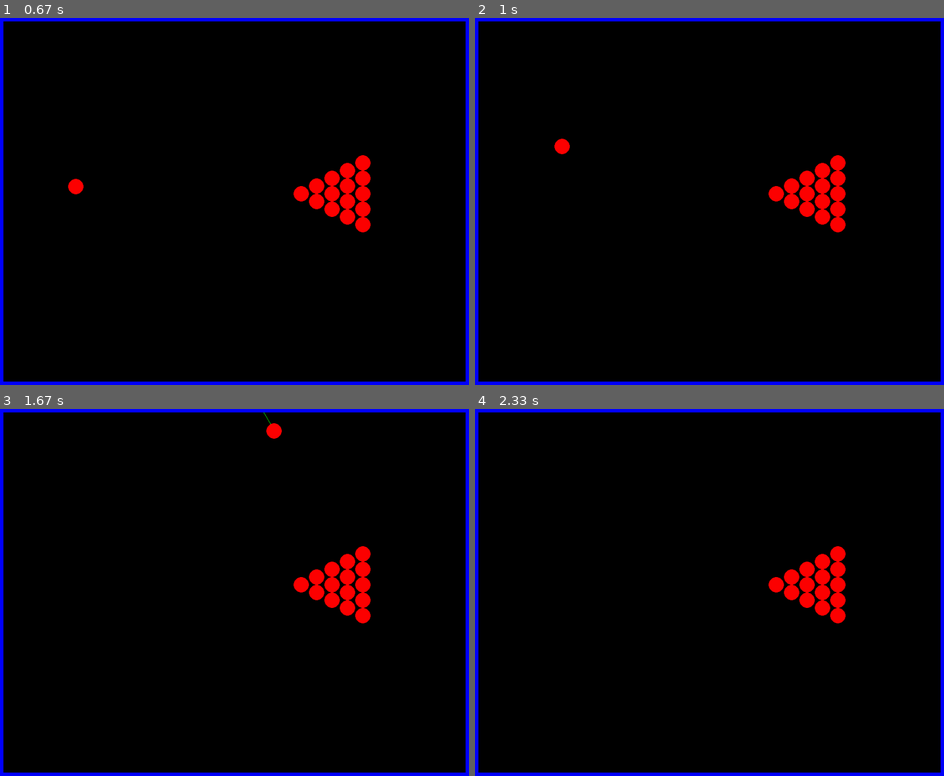
Above: before the commit, frames 1-4 (two rows, left to right).
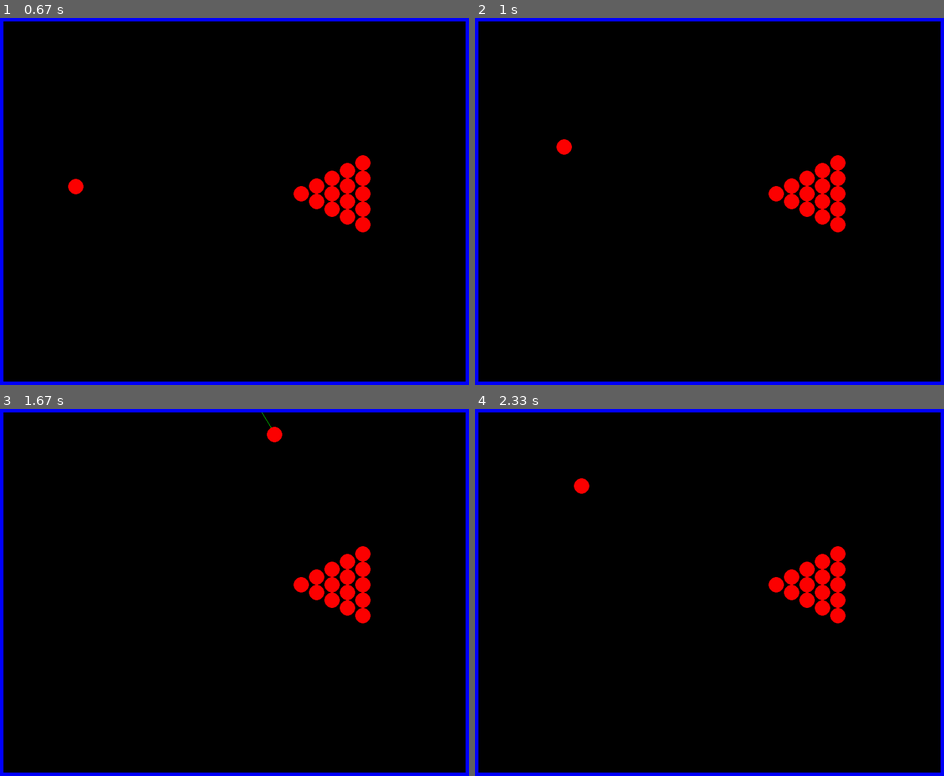
Above: after the commit, the same moments.

Repository: kepax45/pygame-pool
Game: pygame game, started from main.py
Same seed, same stepped clock (60 frames per second), same inputs: the game is played once before the commit and once after it.
Inputs (mouse positions are in pixels of both pictures, inside the frame that each line leads up to):
- Up to frame 1 (0.67 s): press the mouse at (398, 190) at 0.37 s; move the mouse to (318, 208) at 0.47 s; release the mouse at (234, 227) at 0.6 s
- Up to frame 2 (1 s): hold D from 0.67 s (still down)
- Up to frame 3 (1.67 s): release D at 1.13 s; hold W 1.17-1.47 s; press the mouse at (398, 581) at 1.53 s; move the mouse to (412, 658) at 1.63 s
- Up to frame 4 (2.33 s): release the mouse at (897, 735) at 1.77 s; hold D 1.83-2.3 s

Frame 1 is identical in both runs. In frame 2, less than 0.1% of the frame differs, in the area x 16-21%, y 32-38%; in frame 3, less than 0.1%; in frame 4, 0.1%, in the area x 21-25%, y 18-24%.

Commit message:
Implemented ray casting for collision, fixed collision

Diff:
--- a/main.py
+++ b/main.py
@@ -7,7 +7,7 @@
 running = True
 acceleration = 1
 window = pygame.display.set_mode((1000, 800))
-w1 = Wall(0, -10000, 1000, 50, 1, 1, 0.8)
+w1 = Wall(0, 0, 1000, 50, 1, 1, 0.8)
 w2 = Wall(0, 750, 1000, 800, 1, 1, 0.8)
 w3 = Wall(0, 0, 50, 1000, 1, 1, 0.8)
 w4 = Wall(950, 0, 1000, 800, 1, 1, 0.8)
@@ -37,19 +37,15 @@
         mX, mY = l.get_multiplier()
         b1.vx = 15*mX
         b1.vy = 15*mY
-        print(b1.vx, b1.vy)
         to_handle = False
     l.draw(window)
     Ball.check_collision()
     Ball.update_all(window)
-    w1.handle_collisions()
-    w2.handle_collisions()
-    w3.handle_collisions()
-    w4.handle_collisions()
     w1.draw(window)
     w2.draw(window)
     w3.draw(window)
     w4.draw(window)
+    Wall.handle_collisions()
     pygame.display.flip()
     window.fill((0, 0, 0))
 pygame.quit()
--- /dev/null
+++ b/ray_tracing.py
@@ -0,0 +1,110 @@
+import pygame.key
+
+import os
+from utils import *
+
+
+start_pos = None
+end_pos = None
+def get_line(x1, y1, x2, y2):
+    if x1 == x2:
+        k = y1-y2
+    else:
+        k = (y1 - y2)/(x1-x2)
+    n = y1 - k*x1
+    return (k, n)
+def presek(k1, n1, k2, n2):
+    if k1 == k2:
+        return (0, 0)
+    x = (n2 - n1)/(k1 - k2)
+    y = k1*x + n1
+    return (x, y)
+
+def check_collision(k, n, rect):
+    k1, n1 = get_line(rect.x, rect.y, rect.x + rect.width, rect.y)
+    tacka1 = presek(k, n, k1, n1)
+    k2, n2 = get_line(rect.x, rect.y+rect.height, rect.x + rect.width, rect.y+rect.height)
+    tacka2 = presek(k, n, k2, n2)
+    k3, n3 = get_line(rect.x, rect.y, rect.x, rect.y+rect.height)
+    tacka3 = presek(k, n, k3, n3)
+    k4, n4 = get_line(rect.x+rect.width, rect.y, rect.x+rect.width, rect.y + rect.height)
+    tacka4 = presek(k, n, k4, n4)
+    x1, y1 = tacka1
+    x2, y2 = tacka2
+    x3, y3 = tacka3
+    x4, y4 = tacka4
+    tacke = []
+    if rect.x <= x1 <= rect.x + rect.width:
+        tacke.append(tacka1)
+    if rect.x <= x2 <= rect.x + rect.width:
+        tacke.append(tacka2)
+    if rect.y <= y3 <= rect.y + rect.height:
+        tacke.append(tacka3)
+    if rect.y <= y4 <= rect.y + rect.height:
+        tacke.append(tacka4)
+    return tacke
+def reduce(points, x1, y1, x2, y2):
+    r = []
+    for tacka in points:
+        x3, y3 = tacka
+        if in_range(x1, y1, x2, y2, x3, y3):
+            r.append(tacka)
+    return r
+def in_range(x1, y1, x2, y2, x3, y3):
+    minX = min(x1, x2)
+    maxX = max(x1, x2)
+    minY = min(y1, y2)
+    maxY = max(y1, y2)
+    if minX <= x3 <= maxX and minY <= y3 <= maxY:
+        return True
+    return False
+def distance(x1, y1, x2, y2):
+    return ((x1 - x2)**2 + (y1 - y2)**2)**0.5
+def find_nearest(x1, y1, x2, y2, points):
+    nearest = (x2, y2)
+    minDistance = distance(x1, y1, x2, y2)
+    for point in points:
+        x3, y3 = point
+        if distance(x1, y1, x3, y3) < minDistance:
+            minDistance = distance(x1, y1, x3, y3)
+            nearest = point
+    return nearest
+
+os.environ['SDL_VIDEO_CENTERED'] = '1'
+coords = [(0, 0), (0, 0)]
+index = 0
+running = True
+acceleration = 1
+window = pygame.display.set_mode((1000, 800))
+w1 = Wall(300, 300, 500, 500, 1, 1, 1)
+to_handle = False
+while running:
+    pygame.time.Clock().tick(60)
+    for event in pygame.event.get():
+        if event.type == pygame.QUIT:
+            running = False
+            break
+        if event.type == pygame.MOUSEBUTTONUP:
+            coords[index] = pygame.mouse.get_pos()
+            index = (index+1)%2
+    if pygame.mouse.get_pressed()[0]:
+        if not start_pos:
+            start_pos = pygame.mouse.get_pos()
+        else:
+            end_pos = pygame.mouse.get_pos()
+    else:
+        start_pos = None
+        end_pos = None
+    w1.draw(window)
+    if start_pos and end_pos:
+        #pygame.draw.line(window, (0, 255, 0), start_pos, end_pos)
+        x1, y1 = start_pos
+        x2, y2 = end_pos
+        k, n = get_line(x1, y1, x2, y2)
+        tacke = reduce(check_collision(k, n, w1.r), x1, y1, x2, y2)
+        nX, nY = find_nearest(x1, y1, x2, y2, tacke)
+        pygame.draw.line(window, (0, 255, 0), start_pos, (nX, nY))
+        pygame.draw.rect(window, (0, 255, 0), (nX, nY, 5, 5))
+    pygame.display.flip()
+    window.fill((0, 0, 0))
+pygame.quit()
--- /dev/null
+++ b/rect-circle-collision.py
@@ -0,0 +1,113 @@
+import pygame.key
+
+import os
+from utils import *
+
+
+start_pos = None
+end_pos = None
+def get_line(x1, y1, x2, y2):
+    if x1 == x2:
+        k = y1-y2
+    else:
+        k = (y1 - y2)/(x1-x2)
+    n = y1 - k*x1
+    return (k, n)
+def presek(k, n, cx, cy):
+    x1 = (-(2 * k * n - 2 * k * cy - 2 * cx) + ((2 * k * n - 2 * k * cy - 2 * cx) ** 2 - 4 * (1 + k ** 2) * (
+                cx ** 2 + n ** 2 - 2 * n * cy + cy ** 2 - r ** 2)) ** 0.5) / (2 * (1 + k ** 2))
+    x2 = (-(2 * k * n - 2 * k * cy - 2 * cx) - ((2 * k * n - 2 * k * cy - 2 * cx) ** 2 - 4 * (1 + k ** 2) * (
+                cx ** 2 + n ** 2 - 2 * n * cy + cy ** 2 - r ** 2)) ** 0.5) / (2 * (1 + k ** 2))
+    y1 = k * x1 + n
+    y2 = k * x2 + n
+    tacke = []
+    if is_real(x1) and is_real(y1):
+        tacke.append((x1, y1))
+    if is_real(x2) and is_real(y2):
+        tacke.append((x2, y2))
+    return tacke
+def is_real(complex_number):
+    return complex_number.imag == 0
+
+def check_collision(cx, cy, rect):
+    tacke = []
+    k1, n1 = get_line(rect.x, rect.y, rect.x + rect.width, rect.y)
+    tacke.extend(presek(k1, n1, cx, cy))
+    k2, n2 = get_line(rect.x, rect.y+rect.height, rect.x + rect.width, rect.y+rect.height)
+    tacke.extend(presek(k2, n2, cx, cy))
+    k3, n3 = get_line(rect.x, rect.y, rect.x, rect.y+rect.height)
+    tacke.extend(presek(k3, n3, cx, cy))
+    k4, n4 = get_line(rect.x+rect.width, rect.y, rect.x+rect.width, rect.y + rect.height)
+    tacke.extend(presek(k4, n4, cx, cy))
+    r = []
+    for tacka in tacke:
+        x, y = tacka
+        if rect.x <= math.ceil(x) <= rect.x + rect.width and rect.y <= math.ceil(y) <= rect.y + rect.height:
+            r.append(tacka)
+    return r
+def prosecna_tacka(points):
+    duzina = len(points)
+    sumX = 0
+    sumY = 0
+    for point in points:
+        sumX += point[0]
+        sumY += point[1]
+    if duzina == 0:
+        return (0, 0)
+    return (sumX/duzina, sumY/duzina)
+def reduce(points, x1, y1, x2, y2):
+    r = []
+    for tacka in points:
+        x3, y3 = tacka
+        if in_range(x1, y1, x2, y2, x3, y3):
+            r.append(tacka)
+    return r
+def in_range(x1, y1, x2, y2, x3, y3):
+    minX = min(x1, x2)
+    maxX = max(x1, x2)
+    minY = min(y1, y2)
+    maxY = max(y1, y2)
+    if minX <= x3 <= maxX and minY <= y3 <= maxY:
+        return True
+    return False
+def distance(x1, y1, x2, y2):
+    return ((x1 - x2)**2 + (y1 - y2)**2)**0.5
+def find_nearest(x1, y1, x2, y2, points):
+    nearest = (x2, y2)
+    minDistance = distance(x1, y1, x2, y2)
+    for point in points:
+        x3, y3 = point
+        if distance(x1, y1, x3, y3) < minDistance:
+            minDistance = distance(x1, y1, x3, y3)
+            nearest = point
+    return nearest
+
+os.environ['SDL_VIDEO_CENTERED'] = '1'
+index = 0
+running = True
+acceleration = 1
+window = pygame.display.set_mode((1000, 800))
+w1 = Wall(300, 300, 500, 500, 1, 1, 1)
+cx = 0
+cy = 0
+radius = 0
+to_handle = False
+while running:
+    pygame.time.Clock().tick(60)
+    for event in pygame.event.get():
+        if event.type == pygame.QUIT:
+            running = False
+            break
+        if event.type == pygame.MOUSEBUTTONUP:
+            index = (index+1)%2
+    w1.draw(window)
+    if pygame.mouse.get_pressed()[0]:
+        cx, cy = pygame.mouse.get_pos()
+        r = 20
+        pygame.draw.circle(window, (255, 0, 0), (cx, cy), r)
+        tacke = check_collision(cx, cy, w1.r)
+        for tacka in tacke:
+            pygame.draw.rect(window, (0, 255, 0), (tacka[0], tacka[1], 5, 5))
+    pygame.display.flip()
+    window.fill((0, 0, 0))
+pygame.quit()
--- a/test.py
+++ /dev/null
@@ -1,81 +0,0 @@
-import pygame.key
-
-import os
-from utils import *
-
-
-start_pos = None
-end_pos = None
-def get_line(x1, y1, x2, y2):
-    if x1 == x2:
-        k = y1-y2
-    else:
-        k = (y1 - y2)/(x1-x2)
-    n = y1 - k*x1
-    return (k, n)
-def presek(k1, n1, k2, n2):
-    if k1 == k2:
-        return (0, 0)
-    x = (n2 - n1)/(k1 - k2)
-    y = k1*x + n1
-    return (x, y)
-
-def check_collision(k, n, rect):
-    k1, n1 = get_line(rect.x, rect.y, rect.x + rect.width, rect.y)
-    tacka1 = presek(k, n, k1, n1)
-    k2, n2 = get_line(rect.x, rect.y+rect.height, rect.x + rect.width, rect.y+rect.height)
-    tacka2 = presek(k, n, k2, n2)
-    k3, n3 = get_line(rect.x, rect.y, rect.x, rect.y+rect.height)
-    tacka3 = presek(k, n, k3, n3)
-    k4, n4 = get_line(rect.x+rect.width, rect.y, rect.x+rect.width, rect.y + rect.height)
-    tacka4 = presek(k, n, k4, n4)
-    x1, y1 = tacka1
-    x2, y2 = tacka2
-    x3, y3 = tacka3
-    x4, y4 = tacka4
-    tacke = []
-    if rect.x <= x1 <= rect.x + rect.width:
-        tacke.append(tacka1)
-    if rect.x <= x2 <= rect.x + rect.width:
-        tacke.append(tacka2)
-    if rect.y <= y3 <= rect.y + rect.height:
-        tacke.append(tacka3)
-    if rect.y <= y4 <= rect.y + rect.height:
-        tacke.append(tacka4)
-    return tacke
-
-os.environ['SDL_VIDEO_CENTERED'] = '1'
-coords = [(0, 0), (0, 0)]
-index = 0
-running = True
-acceleration = 1
-window = pygame.display.set_mode((1000, 800))
-w1 = Wall(300, 300, 500, 500, 1, 1, 1)
-to_handle = False
-while running:
-    pygame.time.Clock().tick(60)
-    for event in pygame.event.get():
-        if event.type == pygame.QUIT:
-            running = False
-            break
-        if event.type == pygame.MOUSEBUTTONUP:
-            coords[index] = pygame.mouse.get_pos()
-            index = (index+1)%2
-    if pygame.mouse.get_pressed()[0]:
-        if not start_pos:
-            start_pos = pygame.mouse.get_pos()
-        else:
-            end_pos = pygame.mouse.get_pos()
-    else:
-        start_pos = None
-        end_pos = None
-    w1.draw(window)
-    if start_pos and end_pos:
-        pygame.draw.line(window, (0, 255, 0), start_pos, end_pos)
-        x1, y1 = start_pos
-        x2, y2 = end_pos
-        k, n = get_line(x1, y1, x2, y2)
-        print(check_collision(k, n, w1.r))
-    pygame.display.flip()
-    window.fill((0, 0, 0))
-pygame.quit()
--- a/utils.py
+++ b/utils.py
@@ -17,8 +17,16 @@
     def draw(self, window):
         pygame.draw.circle(window, self.color, (self.x, self.y), self.radius, 0)
     def update(self):
-        self.x += self.vx
-        self.y += self.vy
+        nX = self.x + self.vx
+        nY = self.y + self.vy
+        for wall in Wall.wall_list:
+            k, n = Wall.get_line(self.x, self.y, self.x + self.vx, self.y + self.vy)
+            tacke = Wall.check_collision(k, n, wall.r)
+            tacke = Wall.reduce(tacke, self.x, self.y, self.x + self.vx, self.y + self.vy)
+            if tacke:
+                nX, nY = Wall.find_nearest(self.x, self.y, self.x + self.vx, self.y + self.vy, tacke)
+        self.x = nX
+        self.y = nY
     def get_angle(self):
         theta = math.atan2(self.vy, self.vx)
         return theta
@@ -107,6 +115,79 @@
         return (-(self.mouse[0]-self.center[0])/100, -(self.mouse[1]-self.center[1])/100)
 
 class Wall:
+    wall_list = []
+    @staticmethod
+    def get_line(x1, y1, x2, y2):
+        if x1 == x2:
+            k = y1 - y2
+        else:
+            k = (y1 - y2) / (x1 - x2)
+        n = y1 - k * x1
+        return (k, n)
+    @staticmethod
+    def presek(k1, n1, k2, n2):
+        if k1 == k2:
+            return (0, 0)
+        x = (n2 - n1) / (k1 - k2)
+        y = k1 * x + n1
+        return (x, y)
+
+    @staticmethod
+    def check_collision(k, n, rect):
+        k1, n1 = Wall.get_line(rect.x, rect.y, rect.x + rect.width, rect.y)
+        tacka1 = Wall.presek(k, n, k1, n1)
+        k2, n2 = Wall.get_line(rect.x, rect.y + rect.height, rect.x + rect.width, rect.y + rect.height)
+        tacka2 = Wall.presek(k, n, k2, n2)
+        k3, n3 = Wall.get_line(rect.x, rect.y, rect.x, rect.y + rect.height)
+        tacka3 = Wall.presek(k, n, k3, n3)
+        k4, n4 = Wall.get_line(rect.x + rect.width, rect.y, rect.x + rect.width, rect.y + rect.height)
+        tacka4 = Wall.presek(k, n, k4, n4)
+        x1, y1 = tacka1
+        x2, y2 = tacka2
+        x3, y3 = tacka3
+        x4, y4 = tacka4
+        tacke = []
+        if rect.x <= x1 <= rect.x + rect.width:
+            tacke.append(tacka1)
+        if rect.x <= x2 <= rect.x + rect.width:
+            tacke.append(tacka2)
+        if rect.y <= y3 <= rect.y + rect.height:
+            tacke.append(tacka3)
+        if rect.y <= y4 <= rect.y + rect.height:
+            tacke.append(tacka4)
+        return tacke
+    @staticmethod
+    def reduce(points, x1, y1, x2, y2):
+        r = []
+        for tacka in points:
+            x3, y3 = tacka
+            if Wall.in_range(x1, y1, x2, y2, x3, y3):
+                r.append(tacka)
+        return r
+    @staticmethod
+    def in_range(x1, y1, x2, y2, x3, y3):
+        minX = min(x1, x2)
+        maxX = max(x1, x2)
+        minY = min(y1, y2)
+        maxY = max(y1, y2)
+        if minX <= x3 <= maxX and minY <= y3 <= maxY:
+            return True
+        return False
+
+    @staticmethod
+    def distance(x1, y1, x2, y2):
+        return ((x1 - x2) ** 2 + (y1 - y2) ** 2) ** 0.5
+
+    @staticmethod
+    def find_nearest(x1, y1, x2, y2, points):
+        nearest = (x2, y2)
+        minDistance = Wall.distance(x1, y1, x2, y2)
+        for point in points:
+            x3, y3 = point
+            if Wall.distance(x1, y1, x3, y3) < minDistance:
+                minDistance = Wall.distance(x1, y1, x3, y3)
+                nearest = point
+        return nearest
     def __init__(self, startX, startY, endX, endY, yMultiplier, xMultiplier, dampingFactor):
         self.r = pygame.Rect(startX, startY, endX-startX, endY-startY)
         self.x = startX
@@ -116,7 +197,11 @@
         self.dampingFactor = dampingFactor
         self.xMultiplier = xMultiplier
         self.yMultiplier = yMultiplier
-
+        Wall.wall_list.append(self)
+    @staticmethod
+    def handle_collisions():
+        for wall in Wall.wall_list:
+            wall.handle_collision()
     def collide_ball(self, ball):
         cx = ball.x
         cy = ball.y
@@ -144,17 +229,16 @@
         vel = ball.get_velocity()
         angle1 = ball.get_angle()
         angle = self.collide_ball(ball)[2]
-        pen_depth = ball.radius + 1- self.collide_ball(ball)[1]
+        pen_depth = ball.radius + 1 - self.collide_ball(ball)[1]
         # Resolve penetration and update ball's position
-        ball.x += pen_depth * math.cos(angle)
-        ball.y += pen_depth * math.sin(angle)
+        ball.x += -pen_depth * math.cos(angle1)
+        ball.y += pen_depth * math.sin(-angle1)
         return (vel, angle)
-    def handle_collisions(self):
+    def handle_collision(self):
         for ball in Ball.ball_list:
             if self.collide_ball(ball)[0]:
-                #self.pen_res(ball)
+                self.pen_res(ball)
                 xMul, yMul = self.collide_ball(ball)[-2:]
-                print(xMul, yMul)
                 ball.vx *= xMul
                 ball.vy *= yMul
 
